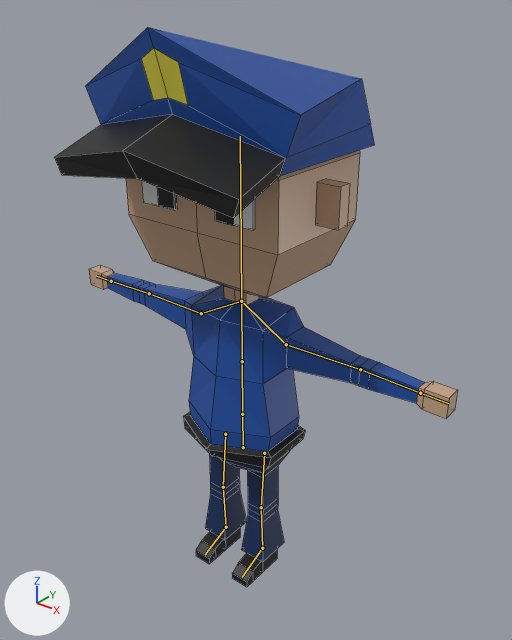
The Blender file Game Materials/3dmodel-characters.blend: old version first, new version second.
The view is the same before and after, from a 50 mm lens placed at (1.141, -1.364, 1.725), pointed at (0.052, -0.002, 0.88). Lighting does not change. The marker at lower left points along +X, +Y and +Z. The bones that bend it are drawn over the model as lines. Mesh edges are drawn as thin lines.

The first picture shows 'Police', 'PoliceHat'.
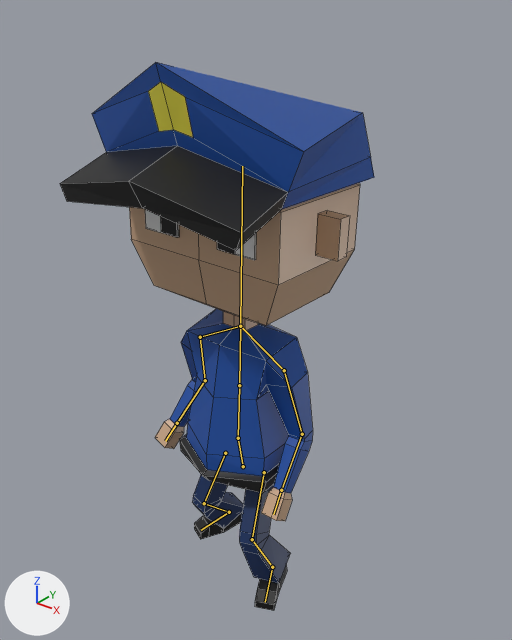
The newer file adds an action. The first version stands in its rest pose; the second is drawn at frame 1 of the action 'Idle'.

Boxes [x1, y1, x2, y2] around the edits, measured in the pictures (512 x 640 px):
'Police', posed (37% narrower): before [89, 150, 458, 587]; after [129, 183, 360, 611]
'PoliceHat', posed: before [54, 27, 375, 218]; after [60, 62, 374, 251]
bone 'Root', root to tip: before (243, 447) to (242, 414); after (243, 466) to (238, 438)
bone 'Spine1', root to tip: before (242, 414) to (242, 361); after (238, 438) to (239, 385)
bone 'Spine2', root to tip: before (242, 361) to (241, 301); after (239, 385) to (240, 326)
bone 'UpperArm.L', root to tip: before (286, 344) to (360, 369); after (284, 370) to (302, 434)
bone 'LowerArm.L', root to tip: before (360, 369) to (420, 393); after (302, 434) to (281, 490)
bone 'UpperArm.R', root to tip: before (201, 313) to (149, 293); after (200, 337) to (205, 380)
bone 'LowerArm.R', root to tip: before (149, 293) to (111, 281); after (205, 380) to (177, 423)

The edits, one by one:
Bone 'Root' (bone_root) moves from (0.0, 0.0, 0.0) to (0.0, -0.072, 0.0).
Bone 'Root' (bone_root) turns from (0, 0, 0) to (10, 0, 0) degrees about its own x, y and z.
Bone 'Spine1' (bone_spine1) turns from (0, 0, 0) to (-13, 0, 0) degrees about its own x, y and z.
Bone 'Spine2' (bone_spine2) turns from (0, 0, 0) to (2, 0, 0) degrees about its own x, y and z.
Bone 'UpperArm.L' (bone_upperarm_l) turns from (0, 0, 0) to (-13, 2, -81) degrees about its own x, y and z.
Bone 'LowerArm.L' (bone_lowerarm_l) turns from (0, 0, 0) to (46, 2, -4) degrees about its own x, y and z.
Bone 'UpperArm.R' (bone_upperarm_r) turns from (0, 0, 0) to (-21, -7, 76) degrees about its own x, y and z.
Bone 'LowerArm.R' (bone_lowerarm_r) turns from (0, 0, 0) to (50, 12, 5) degrees about its own x, y and z.
Bone 'IKLegPole.L' (bone_iklegpole_l) moves from (0.0, 0.0, 0.0) to (-0.1, 0.0, 0.0).
Bone 'IKTarget.L' (bone_iktarget_l) moves from (0.0, 0.0, 0.0) to (-0.071, -0.04, 0.006).
Bone 'IKTarget.L' (bone_iktarget_l) turns from (0, 0, 0) to (0, 10, -23) degrees about its own x, y and z.
Bone 'IKLegPole.R' (bone_iklegpole_r) moves from (0.0, 0.0, 0.0) to (0.1, 0.0, 0.0).
Bone 'IKTarget.R' (bone_iktarget_r) moves from (0.0, 0.0, 0.0) to (0.044, 0.068, 0.006).
Bone 'IKTarget.R' (bone_iktarget_r) turns from (0, 0, 0) to (1, -11, 22) degrees about its own x, y and z.
